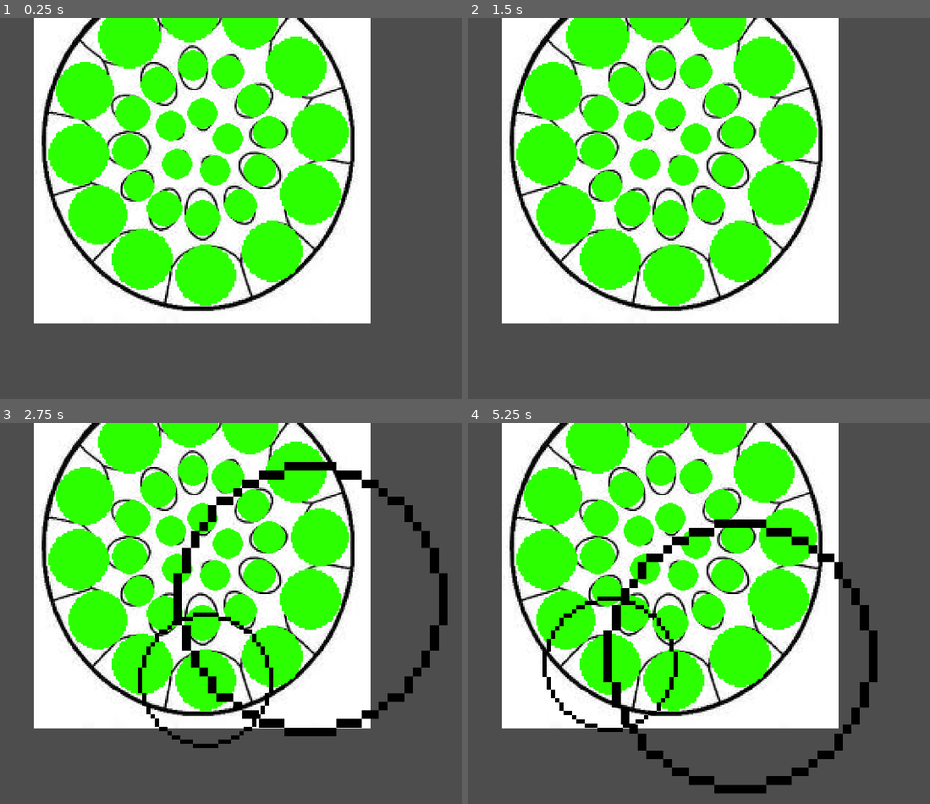
Above: before the commit, frames 1-4 (two rows, left to right).
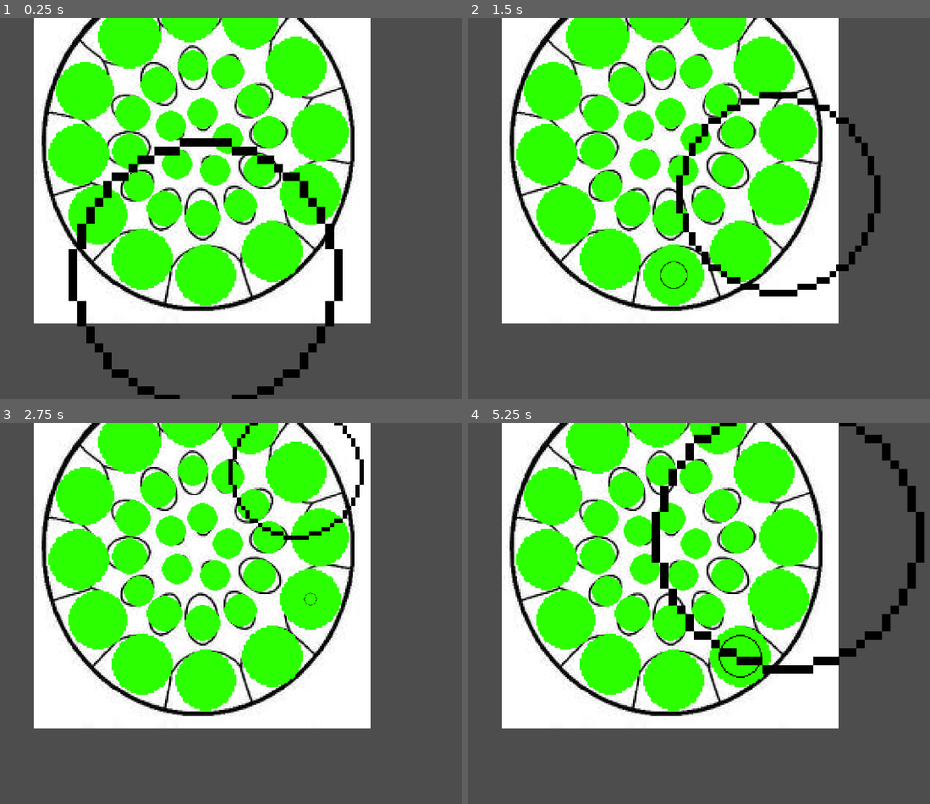
Above: after the commit, the same moments.

Repository: Rushninga/Steelpan-Simulator
Game: Godot game, scene res://Scenes/song_play.tscn
The game is run twice, just before and just after one commit, with the same random seed, the same clock (stepped at 60 frames per second) and the same inputs. This scene is started directly instead of the project's main scene.
Inputs (mouse positions are in pixels of both pictures, inside the frame that each line leads up to):
- Up to frame 1 (0.25 s): no input
- Up to frame 2 (1.5 s): move the mouse to (outside the picture) at 0.52 s; click (outside the picture) at 0.6 s; move the mouse to (657, 227) at 1.27 s; click (657, 227) at 1.35 s
- Up to frame 3 (2.75 s): move the mouse to (392, 529) at 2.02 s; click (392, 529) at 2.1 s
- Up to frame 4 (5.25 s): move the mouse to (759, 689) at 2.77 s; click (759, 689) at 2.85 s; move the mouse to (outside the picture) at 3.52 s; click (outside the picture) at 3.6 s; move the mouse to (592, 556) at 4.27 s; click (592, 556) at 4.35 s; move the mouse to (828, 613) at 5.02 s; click (828, 613) at 5.1 s

The runs differ from the first frame. In frame 1, 3.4% of the frame differs, in the area x 14-75%, y 31-100%; in frame 2, 2.3%; in frame 3, 5.4%; in frame 4, 7.8%, in the area x 16-99%, y 0-98%.

Commit message:
added mandatory input fields

Diff:
--- a/GUI Styling/Login data.tscn
+++ b/GUI Styling/Login data.tscn
@@ -37,26 +37,21 @@
 
 [node name="Control" type="Control"]
 layout_mode = 3
-anchors_preset = 8
-anchor_left = 0.5
-anchor_top = 0.5
-anchor_right = 0.5
-anchor_bottom = 0.5
+anchors_preset = 15
+anchor_right = 1.0
+anchor_bottom = 1.0
 grow_horizontal = 2
 grow_vertical = 2
 theme = ExtResource("1_pbac0")
 script = ExtResource("2_mm8ae")
 
 [node name="Panel" type="Panel" parent="."]
-custom_minimum_size = Vector2(500, 1000)
+custom_minimum_size = Vector2(600, 2000)
 layout_mode = 1
-anchors_preset = 8
+anchors_preset = 13
 anchor_left = 0.5
-anchor_top = 0.5
 anchor_right = 0.5
-anchor_bottom = 0.5
-offset_left = -250.0
-offset_right = 250.0
+anchor_bottom = 1.0
 grow_horizontal = 2
 grow_vertical = 2
 theme = ExtResource("1_pbac0")
@@ -89,6 +84,8 @@
 size_flags_horizontal = 4
 size_flags_vertical = 6
 placeholder_text = "Enter Username"
+max_length = 20
+caret_blink = true
 
 [node name="email" type="LineEdit" parent="Container"]
 custom_minimum_size = Vector2(400, 60)
@@ -96,6 +93,10 @@
 size_flags_horizontal = 4
 size_flags_vertical = 6
 placeholder_text = "Enter Email Address"
+max_length = 20
+caret_blink = true
+secret_character = "O"
+structured_text_bidi_override = 3
 
 [node name="password" type="LineEdit" parent="Container"]
 custom_minimum_size = Vector2(400, 60)
@@ -103,8 +104,10 @@
 size_flags_horizontal = 4
 size_flags_vertical = 6
 placeholder_text = "Enter Password"
+max_length = 20
+caret_blink = true
 secret = true
-secret_character = "*"
+secret_character = "O"
 
 [node name="Button" type="Button" parent="Container"]
 custom_minimum_size = Vector2(100, 50)
--- a/GUI Styling/connect_to_server.tscn
+++ b/GUI Styling/connect_to_server.tscn
@@ -5,15 +5,9 @@
 
 [node name="Control2" type="Control"]
 layout_mode = 3
-anchors_preset = 8
-anchor_left = 0.5
-anchor_top = 0.5
-anchor_right = 0.5
-anchor_bottom = 0.5
-offset_left = -200.0
-offset_top = -40.0
-offset_right = 200.0
-offset_bottom = 40.0
+anchors_preset = 15
+anchor_right = 1.0
+anchor_bottom = 1.0
 grow_horizontal = 2
 grow_vertical = 2
 size_flags_horizontal = 0
@@ -21,16 +15,12 @@
 script = ExtResource("1_8asa4")
 
 [node name="Panel" type="Panel" parent="."]
+custom_minimum_size = Vector2(450, 2000)
 layout_mode = 1
-anchors_preset = 8
+anchors_preset = 13
 anchor_left = 0.5
-anchor_top = 0.5
 anchor_right = 0.5
-anchor_bottom = 0.5
-offset_left = -242.0
-offset_top = -71.0
-offset_right = 247.0
-offset_bottom = 97.0
+anchor_bottom = 1.0
 grow_horizontal = 2
 grow_vertical = 2
 theme = ExtResource("1_day35")
--- a/GUI Styling/verify.tscn
+++ b/GUI Styling/verify.tscn
@@ -5,25 +5,20 @@
 
 [node name="verify" type="Control"]
 layout_mode = 3
-anchors_preset = 8
-anchor_left = 0.5
-anchor_top = 0.5
-anchor_right = 0.5
-anchor_bottom = 0.5
+anchors_preset = 15
+anchor_right = 1.0
+anchor_bottom = 1.0
 grow_horizontal = 2
 grow_vertical = 2
 script = ExtResource("1_wf5s1")
 
 [node name="Panel" type="Panel" parent="."]
-custom_minimum_size = Vector2(500, 1000)
+custom_minimum_size = Vector2(600, 2000)
 layout_mode = 1
-anchors_preset = 8
+anchors_preset = 13
 anchor_left = 0.5
-anchor_top = 0.5
 anchor_right = 0.5
-anchor_bottom = 0.5
-offset_left = -250.0
-offset_right = 250.0
+anchor_bottom = 1.0
 grow_horizontal = 2
 grow_vertical = 2
 theme = ExtResource("1_unsvd")
--- /dev/null
+++ b/Objects/csvjson.json
@@ -0,0 +1,42 @@
+[
+  {
+    "Note": "C1",
+    "Start Time": 1,
+    "End Time": 1
+  },
+  {
+    "Note": "D1",
+    "Start Time": 2,
+    "End Time": 2
+  },
+  {
+    "Note": "E1",
+    "Start Time": 3,
+    "End Time": 3
+  },
+  {
+    "Note": "F1",
+    "Start Time": 4,
+    "End Time": 4
+  },
+  {
+    "Note": "G1",
+    "Start Time": 5,
+    "End Time": 5
+  },
+  {
+    "Note": "A1",
+    "Start Time": 6,
+    "End Time": 6
+  },
+  {
+    "Note": "B1",
+    "Start Time": 7,
+    "End Time": 7
+  },
+  {
+    "Note": "C2",
+    "Start Time": 8,
+    "End Time": 8
+  }
+]
--- a/Scenes/Start Screen.tscn
+++ b/Scenes/Start Screen.tscn
@@ -1,8 +1,7 @@
-[gd_scene load_steps=6 format=3 uid="uid://depc87vqcl07e"]
+[gd_scene load_steps=5 format=3 uid="uid://depc87vqcl07e"]
 
 [ext_resource type="PackedScene" uid="uid://bm2uvi2qhjh5" path="res://GUI Styling/Login data.tscn" id="1_h7frx"]
 [ext_resource type="Script" path="res://Scripts/start_screen.gd" id="1_iaivn"]
-[ext_resource type="VideoStream" path="res://Assets/Art/panarama.ogv" id="2_4sjxr"]
 [ext_resource type="PackedScene" uid="uid://c1yaavudi1rm4" path="res://GUI Styling/connect_to_server.tscn" id="3_x0uf8"]
 [ext_resource type="PackedScene" uid="uid://c6diqsa0y4i3w" path="res://GUI Styling/verify.tscn" id="5_s7sco"]
 
@@ -16,14 +15,9 @@
 size_flags_vertical = 3
 script = ExtResource("1_iaivn")
 
-[node name="VideoStreamPlayer" type="VideoStreamPlayer" parent="."]
-custom_minimum_size = Vector2(1920, 1080)
-layout_direction = 1
+[node name="ColorRect" type="ColorRect" parent="."]
+custom_minimum_size = Vector2(4000, 2000)
 layout_mode = 2
-stream = ExtResource("2_4sjxr")
-autoplay = true
-expand = true
-loop = true
 
 [node name="Control" parent="." instance=ExtResource("1_h7frx")]
 visible = false
@@ -33,7 +27,6 @@
 size_flags_horizontal = 3
 
 [node name="Control2" parent="." instance=ExtResource("3_x0uf8")]
-visible = false
 visibility_layer = 3
 z_index = 1
 layout_mode = 2
--- a/Scenes/song_play.tscn
+++ b/Scenes/song_play.tscn
@@ -5,11 +5,53 @@
 
 [sub_resource type="GDScript" id="GDScript_osh0b"]
 script/source = "extends Node2D
+var json = '[
+  {
+	\"note\": \"C1\",
+	\"start\": 1,
+	\"end\": 1
+  },
+  {
+	\"note\": \"D1\",
+	\"start\": 2,
+	\"end\": 2
+  },
+  {
+	\"note\": \"E1\",
+	\"start\": 3,
+	\"end\": 3
+  },
+  {
+	\"note\": \"F1\",
+	\"start\": 4,
+	\"end\": 4
+  },
+  {
+	\"note\": \"G1\",
+	\"start\": 5,
+	\"end\": 5
+  },
+  {
+	\"note\": \"A1\",
+	\"start\": 6,
+	\"end\": 6
+  },
+  {
+	\"note\": \"B1\",
+	\"start\": 7,
+	\"end\": 7
+  },
+  {
+	\"note\": \"C2\",
+	\"start\": 8,
+	\"end\": 8
+  }
+]'
+
 
 var counter:int = 0
 var song_time:float = 0
 var incoming_notes:Array = [] #imports all the notes from the song resource file
-var song_res:Resource = preload(\"res://Save Data/songs/test_song/test song.tres\")
 var note_image = preload(\"res://Objects/note_image.tscn\") # a single notes object
 var roll_note_image = preload(\"res://Objects/rolling note.tscn\") # a rolling note object
 var shockwave = preload(\"res://Objects/shockwave.tscn\") #shockwave object for mouse when note is played
@@ -24,29 +66,28 @@
 	$Steelpan.global_position = Vector2(get_viewport().size.x/2, get_viewport().size.y/2)
 	if note_travel_time == null:
 		note_travel_time = 3
-	incoming_notes = song_res.incoming_notes
 	for i in incoming_notes :
-		i.start += note_travel_time #adds note travel time. This is done in case a note starts at the time 0 seconds. This will put it up to 1 second where it will become playable
-		i.end +=  note_travel_time #this is done to accomidate the increase in travel time
+		i[\"start\"] += note_travel_time #adds note travel time. This is done in case a note starts at the time 0 seconds. This will put it up to 1 second where it will become playable
+		i[\"end\"] +=  note_travel_time #this is done to accomidate the increase in travel time
+	incoming_notes = JSON.parse_string(json)
 
 
 
 func _process(delta):
 	hit_notes = []
 	if counter < incoming_notes.size():
-		if ( incoming_notes[counter].start - note_travel_time ) <= song_time :
+		if ( incoming_notes[counter][\"start\"] - note_travel_time ) <= song_time :
 			for i in $Steelpan.get_children():
 				if \"note\" in i: #checks if the varable note is in the notes on the steelpan
-					if i.note == incoming_notes[counter].name:
-						if incoming_notes[counter].type == \"single\" :
+					if i[\"note\"] == incoming_notes[counter][\"note\"]:
+						if incoming_notes[counter][\"start\"] == incoming_notes[counter][\"end\"] :
 							incoming_note = note_image.instantiate()
 						else:
 							incoming_note = roll_note_image.instantiate()
 						var temp_note = incoming_notes[counter]
 						incoming_note.note = i.note
-						incoming_note.start = temp_note.start
-						incoming_note.end = temp_note.end
-						incoming_note.type = temp_note.type
+						incoming_note.start = temp_note[\"start\"]
+						incoming_note.end = temp_note[\"end\"]
 						incoming_note.true_scale = i.scale * $Steelpan.scale
 						incoming_note.global_position = i.global_position
 						incoming_note.time_to_travel = note_travel_time
@@ -62,7 +103,7 @@
 		var spawn = shockwave.instantiate()
 		spawn.global_position = mouse
 		add_child(spawn)
-	pass
+
 
 func note_is_played(diff): # calculates how close the note was played to its actrual position in the song
 	if diff > -0.05 and diff < 0.05:
@@ -75,7 +116,27 @@
 		print(\"Sh**\")
 	else:
 		print(\"U suck lmfao\")
-	pass
+
+func reset():
+	counter = 0
+	song_time = 0
+	incoming_notes = [
+		{
+			\"note\" : \"C1\",
+			\"start\" : 1,
+			\"end\" : 1
+		},
+		{
+			\"note\" : \"D1\",
+			\"start\" : 2,
+			\"end\" : 2
+		},
+		{
+			\"note\" : \"E1\",
+			\"start\" : 3,
+			\"end\" : 3
+		}
+	]
 "
 
 [node name="song_play" type="Node2D"]
--- a/Scripts/login_data.gd
+++ b/Scripts/login_data.gd
@@ -30,4 +30,13 @@
 
 
 func _on_button_pressed():
-	emit_signal("send_data", $Container/username.text, $Container/email.text, $Container/password.text)
+	if parent.mode == "sign in":
+		if $Container/username.text == "" or $Container/password.text == "" or $Container/email.text == "":
+			$Container/Label.text = "All fields must be filled"
+		else:
+			emit_signal("send_data", $Container/username.text, $Container/email.text, $Container/password.text)
+	elif parent.mode == "login":
+		if $Container/username.text == "" or $Container/password.text == "":
+			$Container/Label.text = "All fields must be filled"
+		else:
+			emit_signal("send_data", $Container/username.text, $Container/email.text, $Container/password.text)
--- a/Scripts/networking.gd
+++ b/Scripts/networking.gd
@@ -30,7 +30,7 @@
 	if message == 1:
 		$StartScreen/Control/Container/Label.text = "Username or password is incorrect"
 	elif message == 2:
-		$StartScreen/Control/Container/Label.text = "You are Loged in"
+		$StartScreen/Control/Container/Label.text = "You are Logged in"
 	else:
 		$StartScreen/Control/Container/Label.text = "Unknown error occurred"
 
--- a/Scripts/note_image.gd
+++ b/Scripts/note_image.gd
@@ -6,7 +6,6 @@
 var speed:Vector2
 var distance:Vector2
 var distance_to_kill:Vector2
-var type:String
 var time_to_kill:float = 1
 var kill_speed
 var true_scale:Vector2
--- a/Scripts/rolling note.gd
+++ b/Scripts/rolling note.gd
@@ -7,7 +7,6 @@
 var distance:Vector2
 var roll_time:float
 var roll_speed:float
-var type:String
 var true_scale:Vector2
 
 @onready var time_to_travel = get_parent().get_parent().note_travel_time
--- a/Scripts/start_screen.gd
+++ b/Scripts/start_screen.gd
@@ -16,6 +16,7 @@
 @onready var user_data_menu_label = $Control/Container/Label
 
 
+
 func _ready():
 	user_data_menu.send_data.connect(begin_data_send)
 	connect_menu.network_opp.connect(begin_network_opp)
@@ -30,6 +31,7 @@
 	DisplayServer.window_set_min_size(screen_size, 0)
 
 	switch_screen("connect")
+
 
 
 func begin_data_send(username, email, password):
--- a/Scripts/steelpan.gd
+++ b/Scripts/steelpan.gd
@@ -12,7 +12,7 @@
 func note_played(play):
 	for i in get_parent().get_node("Incoming_notes").get_children():
 			if i.note == play:
-				if i.type == "single":
+				if i.start == i.end:
 					note_played_time_difference = get_parent().song_time - i.start
 					i.queue_free()
 					get_parent().hit_notes.append(play)
--- a/Themes/start_menu_theme.tres
+++ b/Themes/start_menu_theme.tres
@@ -92,7 +92,7 @@
 corner_radius_bottom_left = 4
 
 [sub_resource type="StyleBoxFlat" id="StyleBoxFlat_cooae"]
-bg_color = Color(0, 0, 0, 0.372549)
+bg_color = Color(0, 0, 0, 0.780392)
 border_width_left = 3
 border_width_top = 3
 border_width_right = 3
Binary file added: Assets/Art/logo.png
Not shown, added: Assets/Art/logo.png.import
Not shown: 3 places in Themes/start_menu_theme.tres that only renumber resources
